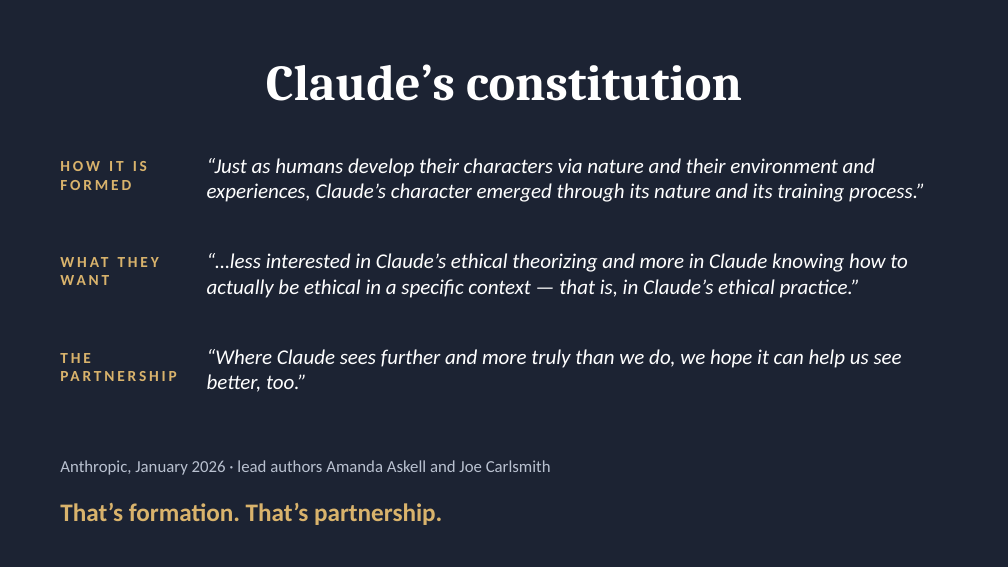
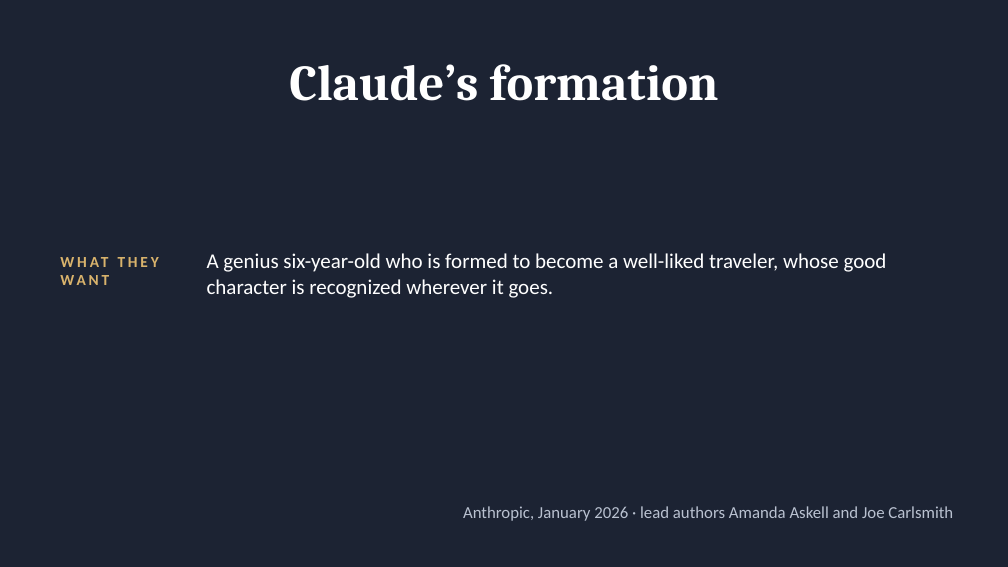
Before and after one commit to ericaraujophd/stem-slides, a slide deck: slide 20 of Session-2/S2-4-20pm-Wondergem-What-Does-It-Take-To-Be-Wise.pptx (slide 19 before the commit). Drawn at 1008x567 pixels with LibreOffice and Linux fonts; fonts in the diff are those of the drawing. Boxes give left, top, right and bottom in pixels: in the first picture for what was removed or moved away, otherwise in the second. Text is boxed around its words. In the diff, an @@ line names an element or a change of style, - is before the commit and + after.

```diff
--- a/Session-2/S2-4-20pm-Wondergem-What-Does-It-Take-To-Be-Wise.pptx
+++ b/Session-2/S2-4-20pm-Wondergem-What-Does-It-Take-To-Be-Wise.pptx
@@ title at (289,64,719,101): text changed @@
-Claude’s constitution
+Claude’s formation
@@ text removed at (60,161,147,190) @@
-HOW IT IS FORMED
@@ text removed at (207,158,925,202) @@
-“Just as humans develop their characters via nature and their environment and experiences, Claude’s character emerged through its nature and its training process.”
@@ text at (207,253,887,298): text changed; italic off @@
-“…less interested in Claude’s ethical theorizing and more in Claude knowing how to actually be ethical in a specific context — that is, in Claude’s ethical practice.”
+A genius six-year-old who is formed to become a well-liked traveler, whose good character is recognized wherever it goes.
@@ text removed at (60,353,90,363) @@
-THE PARTNERSHIP
@@ text removed at (207,349,902,392) @@
-“Where Claude sees further and more truly than we do, we hope it can help us see better, too.”
@@ text removed at (60,503,442,525) @@
-That’s formation. That’s partnership.
@@ text "Anthropic, January 2026 · lead ...": place and size @@
-text "Anthropic, January 2026 · lead ..." at (60,460,551,475)
+text "Anthropic, January 2026 · lead ..." at (463,506,953,521)
```
Also in this commit, not shown: 11 other slides changed, 5 slides added, 3 slides removed, 3 other files.
